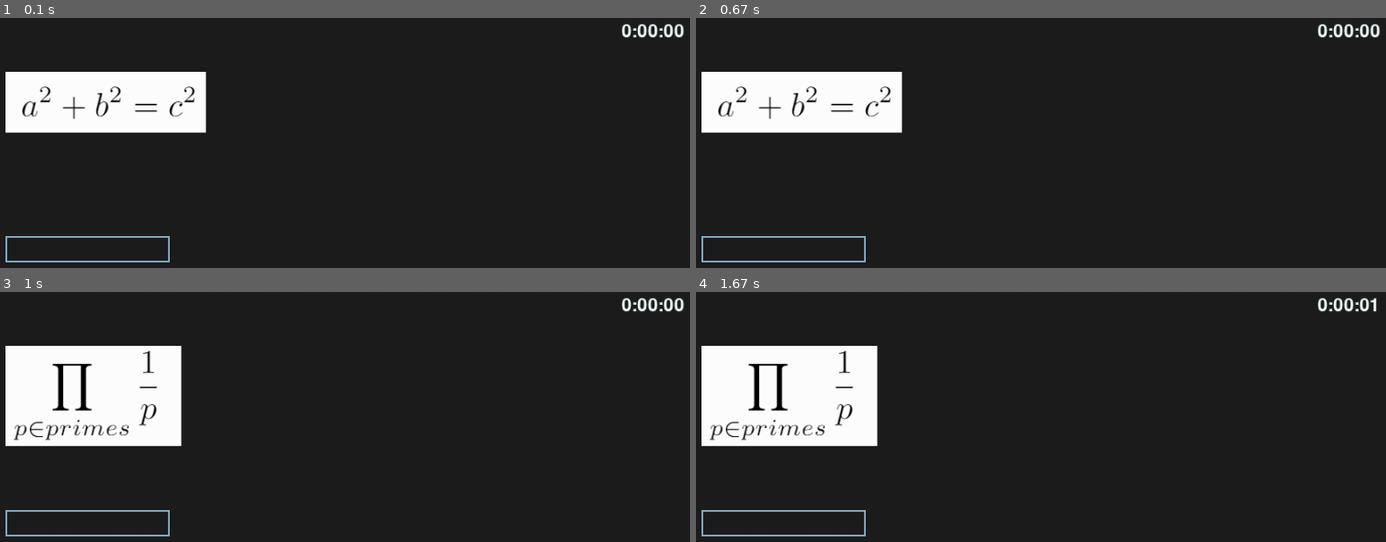
Above: before the commit, frames 1-4 (two rows, left to right).
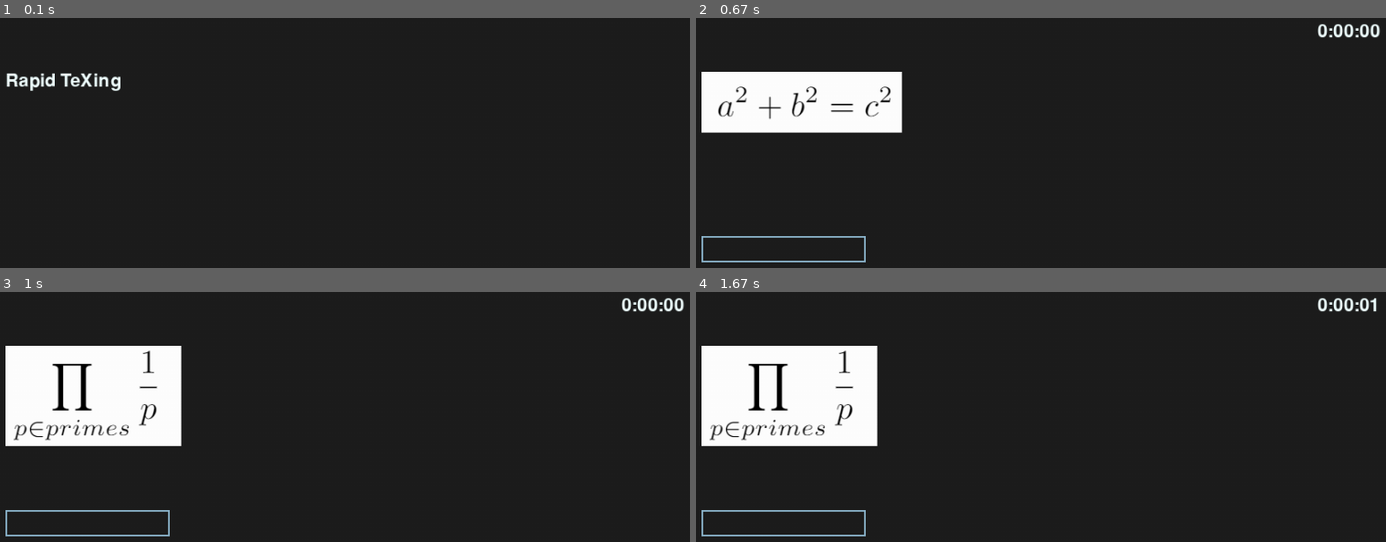
Above: after the commit, the same moments.

Repository: NiamV/OxfordHack
Game: pygame game, started from textInput.py
Same seed, same stepped clock (60 frames per second), same inputs: the game is played once before the commit and once after it.
Inputs (mouse positions are in pixels of both pictures, inside the frame that each line leads up to):
- Up to frame 1 (0.1 s): no input
- Up to frame 2 (0.67 s): click (outside the picture) at 0.38 s
- Up to frame 3 (1 s): tap Enter at 0.67 s
- Up to frame 4 (1.67 s): click (785, 522) at 1.05 s; click (outside the picture) at 1.38 s

The runs differ from the first frame. In frame 1, 7.6% of the frame differs, in the area x 0-100%, y 2-98%; in frame 2, nothing differs; in frame 3, nothing differs; in frame 4, nothing differs.

Commit message:
Button feature in progress, needed to save work

Diff:
--- a/textInput.py
+++ b/textInput.py
@@ -17,6 +17,7 @@
 
 LEFT_MARGIN = 100
 GAME_LENGTH = 3
+NUM_LEVELS = 3
 
 # Niam's variables
 imageCount = 8
@@ -42,6 +43,36 @@
     def handle_event(self, event):
         self.inputBox.handle_event(event)
 
+
+class Button:
+    def __init__(self, x, y, w, h, text=''):
+        self.rect = pg.Rect(x, y, w, h)
+        self.color = COLOR_INACTIVE
+        self.text = text
+        self.txt_surface = FONT.render(text, True, self.color)
+        self.active = False
+
+    def handle_event(self, event):
+        if event.type == pg.MOUSEBUTTONDOWN:
+            # If the user clicked on the input_box rect.
+            if self.rect.collidepoint(event.pos):
+                # Toggle the active variable.
+                self.active = not self.active
+            else:
+                self.active = False
+            # Change the current color of the input box.
+            self.color = COLOR_ACTIVE if self.active else COLOR_INACTIVE
+
+    def update(self):
+        # Resize the box if the text is too long.
+        width = max(200, self.txt_surface.get_width()+10)
+        self.rect.w = width
+
+    def draw(self, screen):
+        # Blit the text.
+        screen.blit(self.txt_surface, (self.rect.x+5, self.rect.y+5))
+        # Blit the rect.
+        pg.draw.rect(screen, self.color, self.rect, 2)
 
 class InputBox:
 
@@ -91,33 +122,28 @@
 
     return '{:d}:{:02d}:{:02d}'.format(h, m, s)
 
-# def newGame():
-#     count = 0
-#     n = random.randint(1,imageCount*(imageCount-1)*(imageCount-2))
-#     threeImages =  imageMapping.images(n, imageCount) # 3-tuple with the 3 id ints
-#     eqImg = [pg.image.load("static/Eq" + str(threeImages[i]) + ".png") for i in range(0,3) ]
-#     eqTxt = [equationsFile[threeImages[i]-1] for i in range(0,3) ]
-
-#     questions = [ Question(i, eqImg[i], eqTxt[i]) for i in range(GAME_LENGTH)]
-
-#     while not done:
-#         for event in pg.event.get():
-#                 if event.type == pg.QUIT:
-#                         done = True
-#                 if event.type == pg.KEYDOWN:
-#                     if event.key == pg.K_SPACE:
-#                         count += 1
-#                         if count > 3:
-#                             done = True
-#                             break
-#                         # Clear screen
-#                         screen.fill((0,0,0))
-#                         # Add next image
-#                         screen.blit(eqImg[count-1], (0, 0))
-
 def main():
     clock = pg.time.Clock()
     done = False
+
+    buttons = [ Button(LEFT_MARGIN, LEFT_MARGIN + 200 + 100 * i, screenWidth - (2 * LEFT_MARGIN), 32, "Level " + str(i+1)) for i in range(NUM_LEVELS)]
+    notSelected = True
+    while notSelected:
+        for event in pg.event.get():
+            if event.type == pg.QUIT:
+                sys.exit("Game closed")
+            for button in buttons:
+                button.handle_event(event)
+                button.draw(screen)
+                if button.active:
+                    notSelected = False
+
+
+        screen.fill((30, 30, 30))
+        screen.blit(FONT.render("Rapid TeXing", True, COLOR_MAIN), (LEFT_MARGIN, LEFT_MARGIN))
+        pg.display.flip()
+
+
 
     while not done:
         # Stopwatch setup
@@ -138,14 +164,14 @@
         while not gameDone:
             for event in pg.event.get():
                 if event.type == pg.QUIT:
-                    done = True
-                    gameDone = True
-                    break
+                    sys.exit("Game closed")
                 if event.type == pg.USEREVENT:
                     counter += 1
                     timerText = secondsToString(counter).rjust(3)
                 if event.type == pg.KEYDOWN:
                     if event.key == pg.K_RETURN:
+                        # if text input is correct, augment count by 1
+                        # if checker(questions[count])
                         count += 1
                         if count >= GAME_LENGTH:
                             gameDone = True
@@ -171,20 +197,16 @@
                 pg.display.flip()
                 notQuiteDone = True
 
-                # BAD FIX!
                 while notQuiteDone:
                     for event in pg.event.get():
                         if event.type == pg.QUIT:
-                            done = True
-                            gameDone = True
-                            notQuiteDone = False
-                            break
+                            sys.exit("Game closed")
                         if event.type == pg.KEYDOWN:
                             if event.key == pg.K_RETURN:
                                 notQuiteDone = False
                                 break
 
-                print("got to end screen")
+                # print("got to end screen")
 
 
             pg.display.flip()
